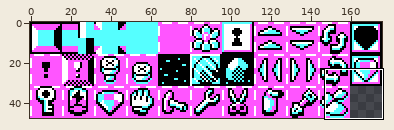
File history of a sprite sheet, dev/bitmaps/tileset.png. The first picture is a wide view before the edit; the outline marks the close-up.
Close-up. Earlier state:
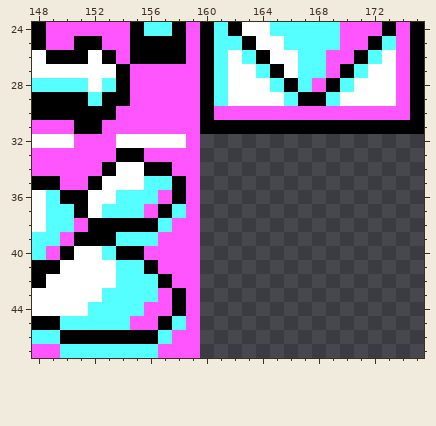
The file is 176x48 pixels. Shown: x 148..175, y 24..47.
After the commit:
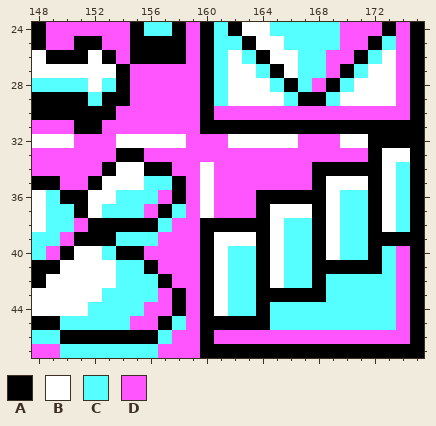
Palette (. is transparent): A #000000  B #ffffff  C #55ffff  D #ff55ff
From old to new:
@@ x 158..175 @@
 31 DDAAAAAAAAAAAAAAAA
-32 BD................
-33 DD................
-34 DD................
-35 AD................
-36 AD................
-37 CD................
-38 DD................
-39 DD................
-40 DD................
-41 DD................
-42 DD................
-43 AD................
-44 AD................
-45 CD................
-46 DD................
-47 DD................
+32 BDDDBBBBBDDDBBAAAA
+33 DDDDDDDDDDDDDDABBA
+34 DDBDDDDDDDAAAAABCA
+35 ADBDDDDDDDABBBABCA
+36 ADBDDDAAAAABCCABCA
+37 CDBDDDABBBABCCABCA
+38 DDAAAAABCCABCCABCA
+39 DDABBBABCCABCCAAAA
+40 DDABCCABCCABCCACDA
+41 DDABCCABCCAAAAACDA
+42 DDABCCABCCACCCCCDA
+43 ADABCCAAAAACCCCCDA
+44 ADABCCACCCCCCCCCDA
+45 CDAAAAACCCCCCCCCDA
+46 DDADDDDDDDDDDDDDDA
+47 DDAAAAAAAAAAAAAAAA
Boxes around the changes in both close-ups, in picture pixels (x1, y1, x2, y2):
added: (200, 134, 424, 358)
